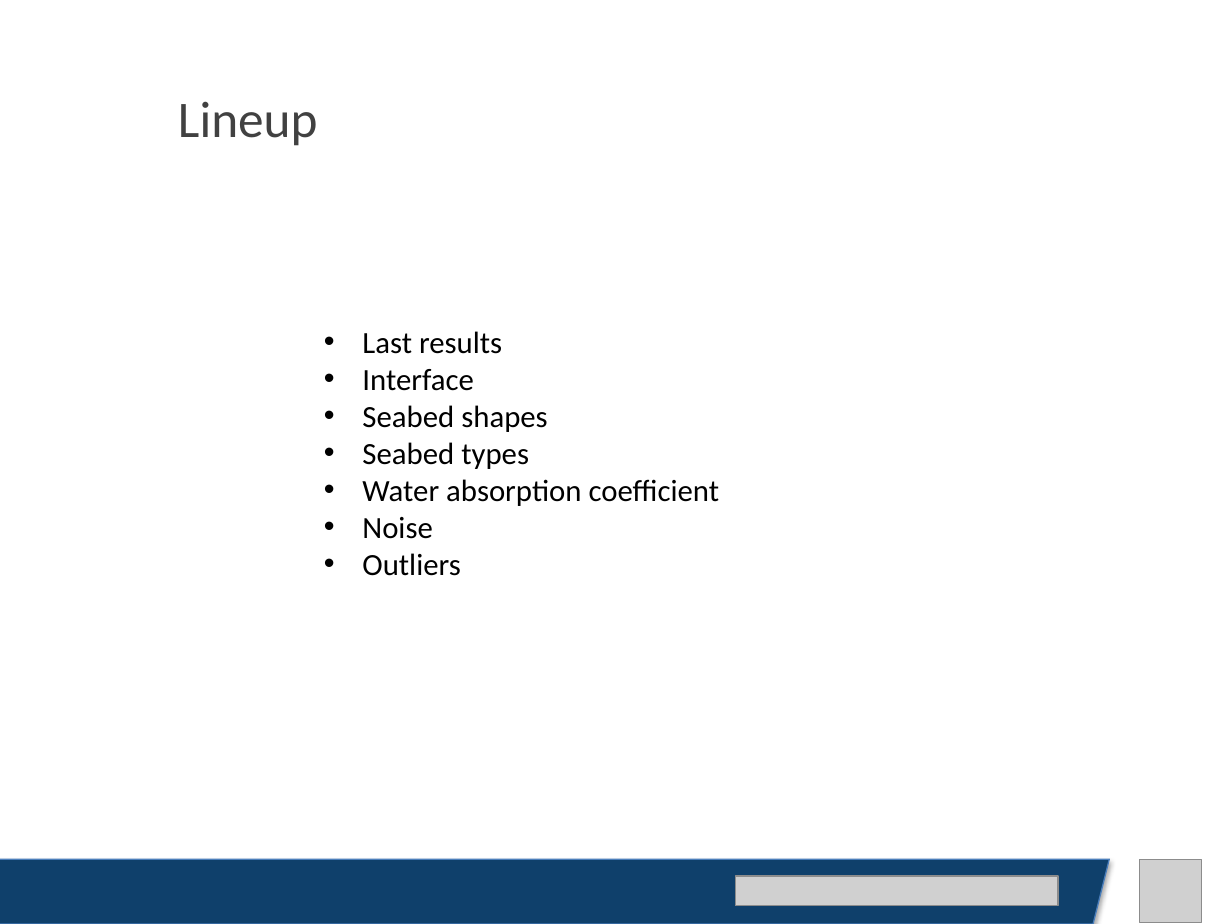
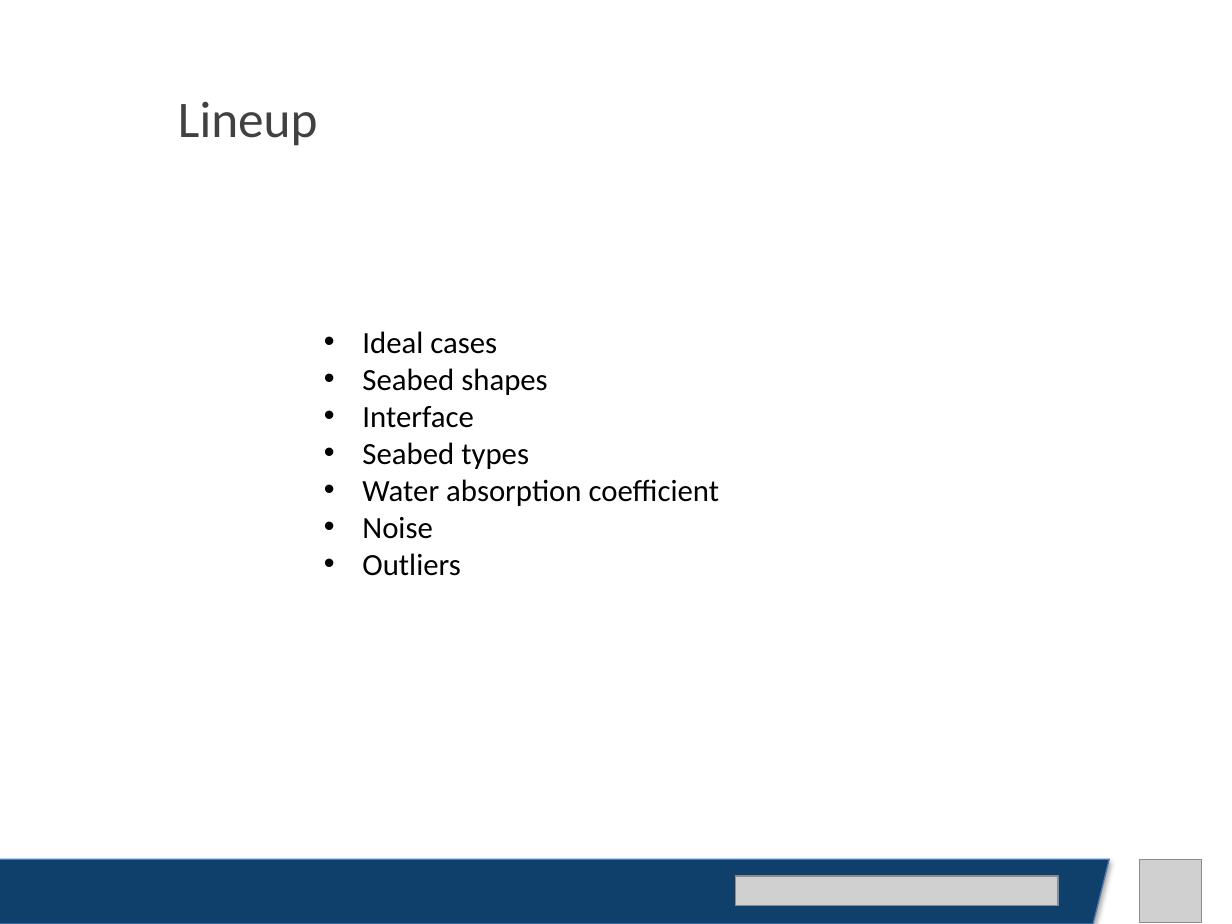
Before and after one commit to alessiaguida/Bathymetry, a slide deck: slide 2 of slides/presentazione 14-05-19.pptx. Drawn at 1232x924 pixels with LibreOffice and Linux fonts; fonts in the diff are those of the drawing; grey boxes stand for pictures. Boxes give left, top, right and bottom in pixels: in the first picture for what was removed or moved away, otherwise in the second. Text is boxed around its words. In the diff, an @@ line names an element or a change of style, - is before the commit and + after.

```diff
--- a/slides/presentazione 14-05-19.pptx
+++ b/slides/presentazione 14-05-19.pptx
@@ text at bbox=[362, 331, 547, 395]: text changed @@
-• Last results
+• Ideal cases
+• Seabed shapes
@@ text at bbox=[362, 405, 547, 432]: paragraph removed @@
-• Seabed shapes
```
Also in this commit, not shown: 3 other slides changed, 15 slides added, 1 slide removed, 2 other files.
